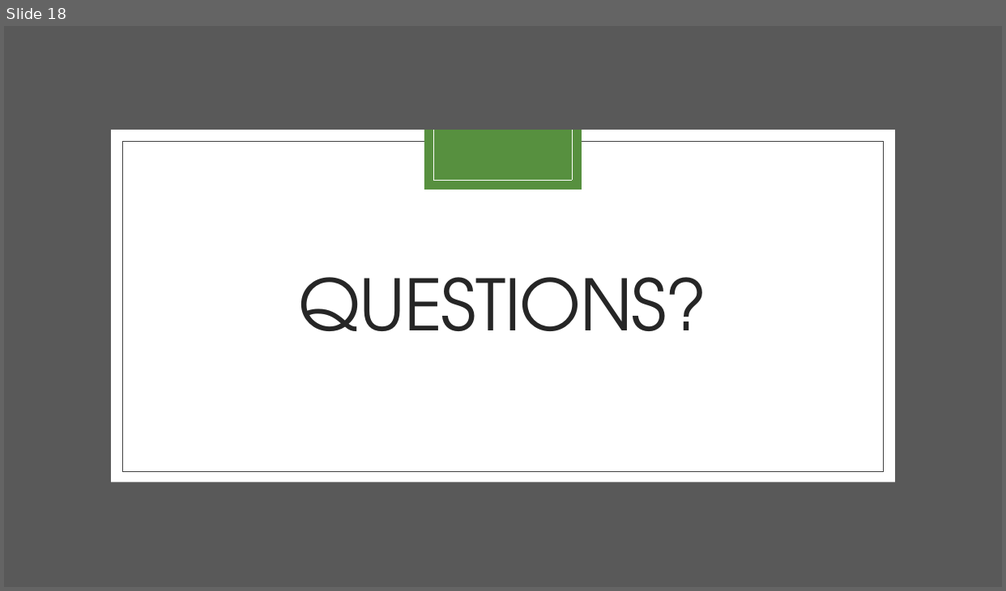
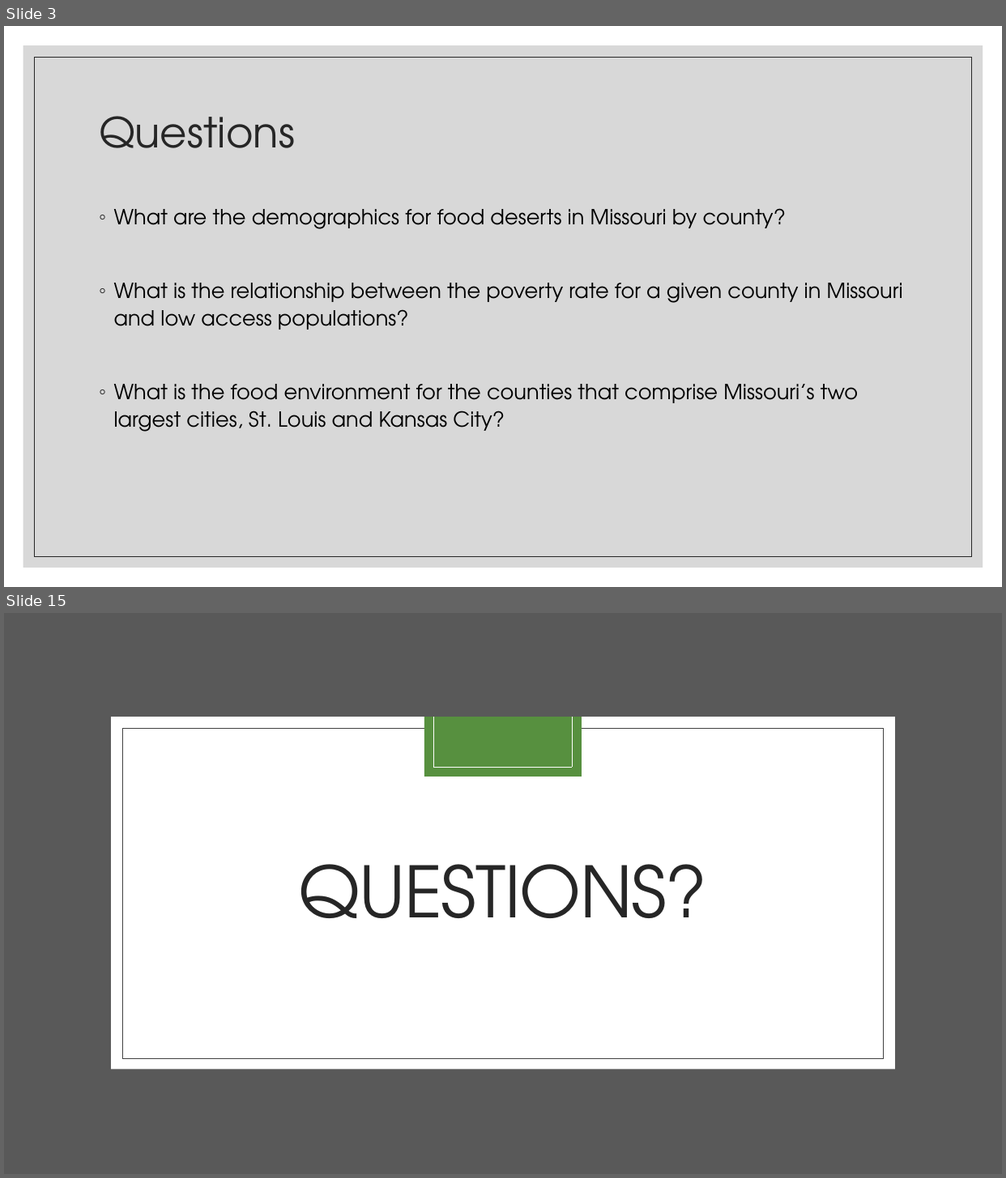
Before and after one commit to marybellavia/project-one, a slide deck: Urban Food Deserts.pptx. Shown one above the other, each under a label of ours: slide 18 before the commit, slides 3 and 15 after it; the slides between them are not shown. The pictures are 1006x591 and 1006x1178 pixels, drawn with LibreOffice and Linux fonts; fonts in the diff are those of the drawing. Boxes give left, top, right and bottom in pixels: in the first picture for what was removed or moved away, otherwise in the second. Text is boxed around its words. In the diff, an @@ line names an element or a change of style, - is before the commit and + after.

```diff
--- a/Urban Food Deserts.pptx
+++ b/Urban Food Deserts.pptx
@@ slide 3 added at (4,26,1002,587), background #FFFFFF @@
@@ rectangle added at (23,45,983,568), fill #BFBFBF at 60% opacity @@
@@ rectangle added at (35,57,972,557), outline #262626 0.5 pt @@
@@ title added at (99,116,295,148), 40 pt, text #262626 @@
+Questions
@@ text added at (114,208,903,432), 20 pt, text #000000 @@
+◦ What are the demographics for food deserts in Missouri by county?
+◦ What is the relationship between the poverty rate for a given county in Missouri and low access populations?
+◦ What is the food environment for the counties that comprise Missouri’s two largest cities, St. Louis and Kansas City?
@@ what was slide 18 is now slide 15 @@
```
Also in this commit, not shown: 10 slides changed, 4 other slides added, 7 slides removed, 6 other files.
